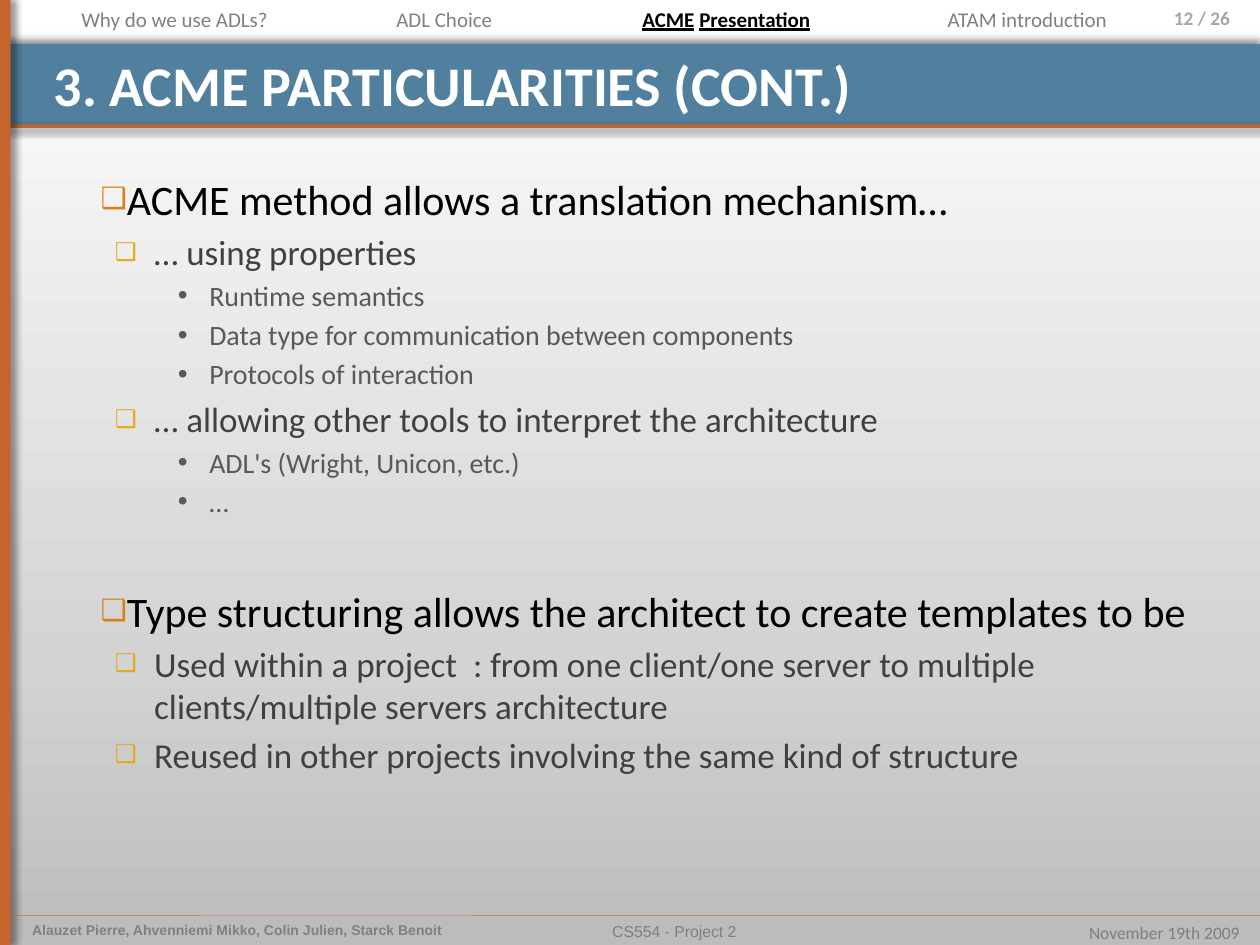
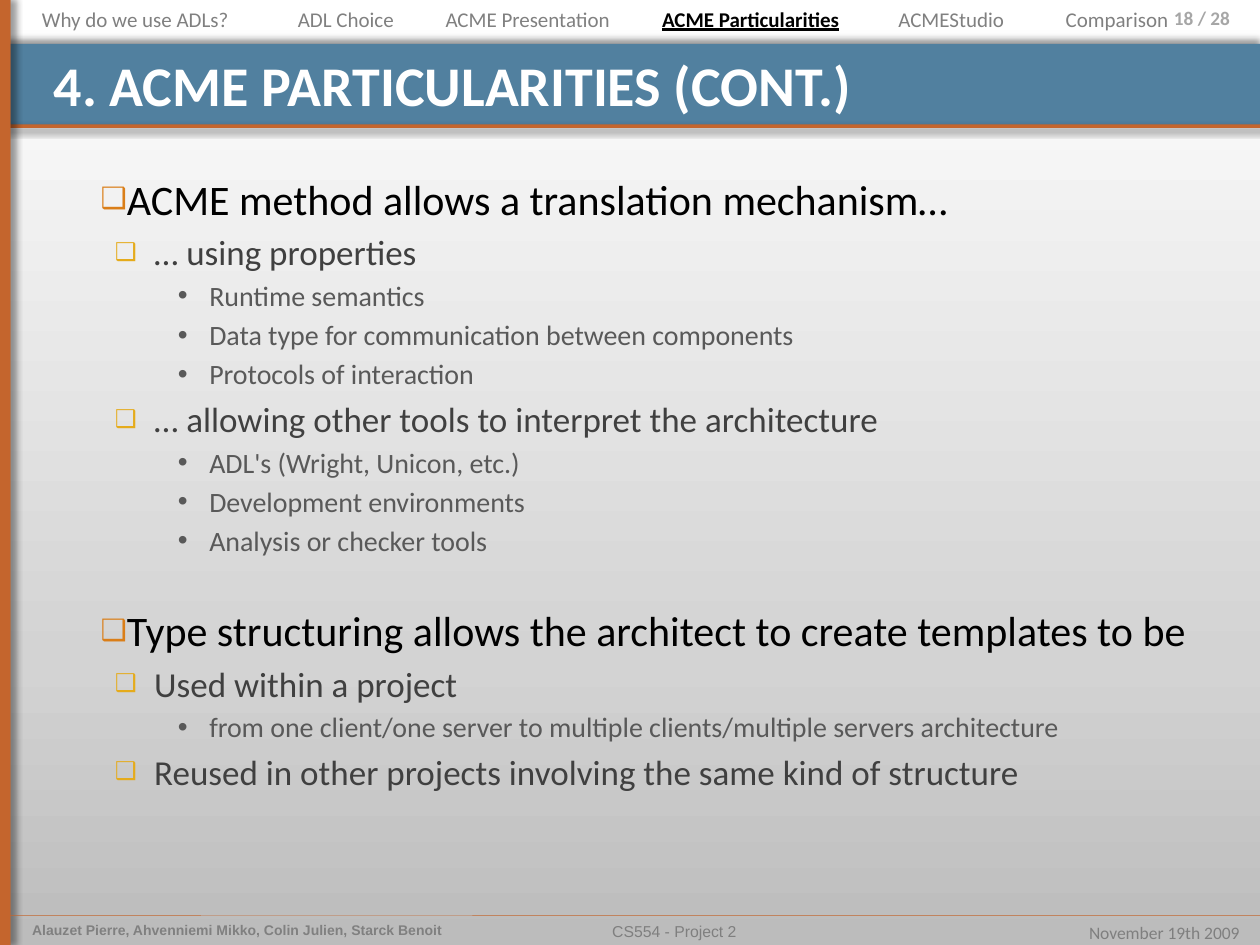
Before and after one commit to pierrealauzet/euroteam, a slide deck: slide 18 of Project 2/Part2/CS554_EuroTeam_Project2_OP5.pptx (slide 12 before the commit). Drawn at 1260x945 pixels with LibreOffice and Linux fonts; fonts in the diff are those of the drawing. Boxes give left, top, right and bottom in pixels: in the first picture for what was removed or moved away, otherwise in the second. Text is boxed around its words. In the diff, an @@ line names an element or a change of style, - is before the commit and + after.

```diff
--- a/Project 2/Part2/CS554_EuroTeam_Project2_OP5.pptx
+++ b/Project 2/Part2/CS554_EuroTeam_Project2_OP5.pptx
@@ text "Why do we use ADLs?": place and size @@
-text "Why do we use ADLs?" at <box>81,12,268,31</box>
+text "Why do we use ADLs?" at <box>42,12,229,31</box>
@@ text "ADL Choice": place and size @@
-text "ADL Choice" at <box>396,12,492,27</box>
+text "ADL Choice" at <box>298,12,393,27</box>
@@ text "ACME Presentation": place and size @@
-text "ACME Presentation" at <box>642,12,810,31</box>
+text "ACME Presentation" at <box>446,12,610,27</box>
@@ text "ACME Presentation" at <box>446,12,610,27</box>: text colour #000000 to #808080, bold off, underline off @@
@@ text added at <box>662,12,839,31</box>, 12 pt, text #000000, bold, underline @@
+ACME Particularities
@@ text added at <box>898,12,1004,27</box>, 12 pt, text #808080 @@
+ACMEStudio
@@ text removed at <box>948,12,1106,27</box> @@
-ATAM introduction
@@ text added at <box>1066,12,1168,31</box>, 12 pt, text #808080 @@
+Comparison
@@ page number at <box>1174,12,1229,25</box>: text changed @@
-12 / 26
+18 / 28
@@ title at <box>54,64,851,115</box>: text changed @@
-3. ACME PARTICULARITIES (CONT.)
+4. ACME PARTICULARITIES (CONT.)
@@ text at <box>209,492,525,556</box>: text changed @@
-    • …
+    • Development environments
+    • Analysis or checker tools
@@ text at <box>154,672,1059,742</box>: text changed; size 20 to 16 pt; text colour #404040 to #595959 @@
-  ❑ Used within a project : from one client/one server to multiple clients/multiple servers architecture
+  ❑ Used within a project
+    • from one client/one server to multiple clients/multiple servers architecture
```
Also in this commit, not shown: 19 other slides changed, 8 slides added, 1 slide removed, 4 other files.
